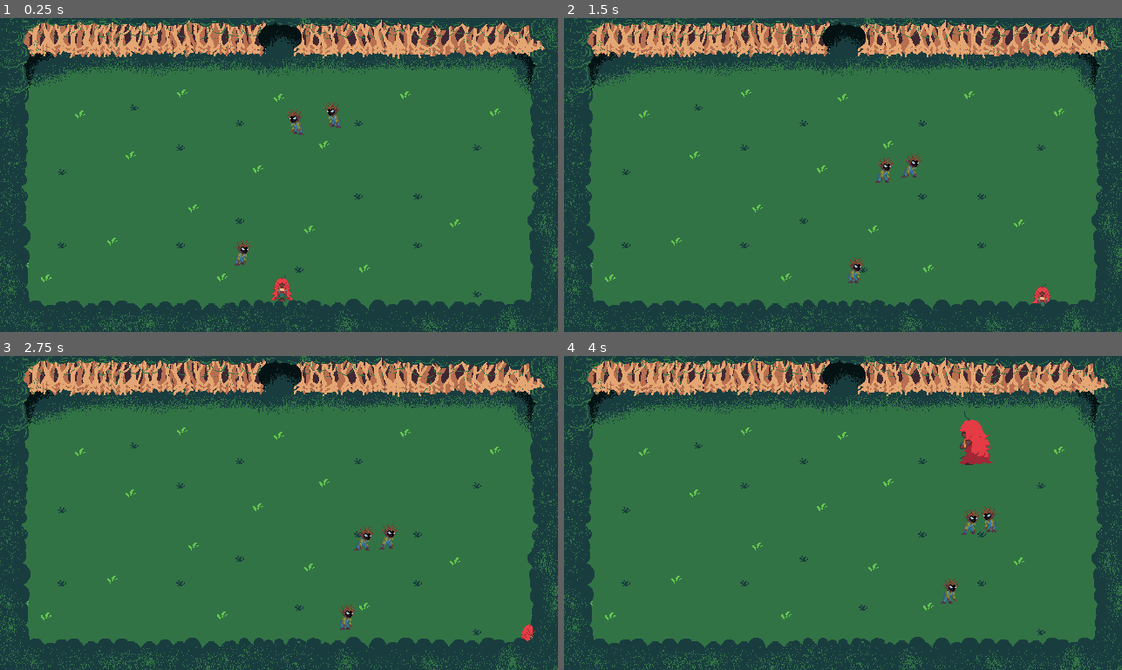
Above: before the commit, frames 1-4 (two rows, left to right).
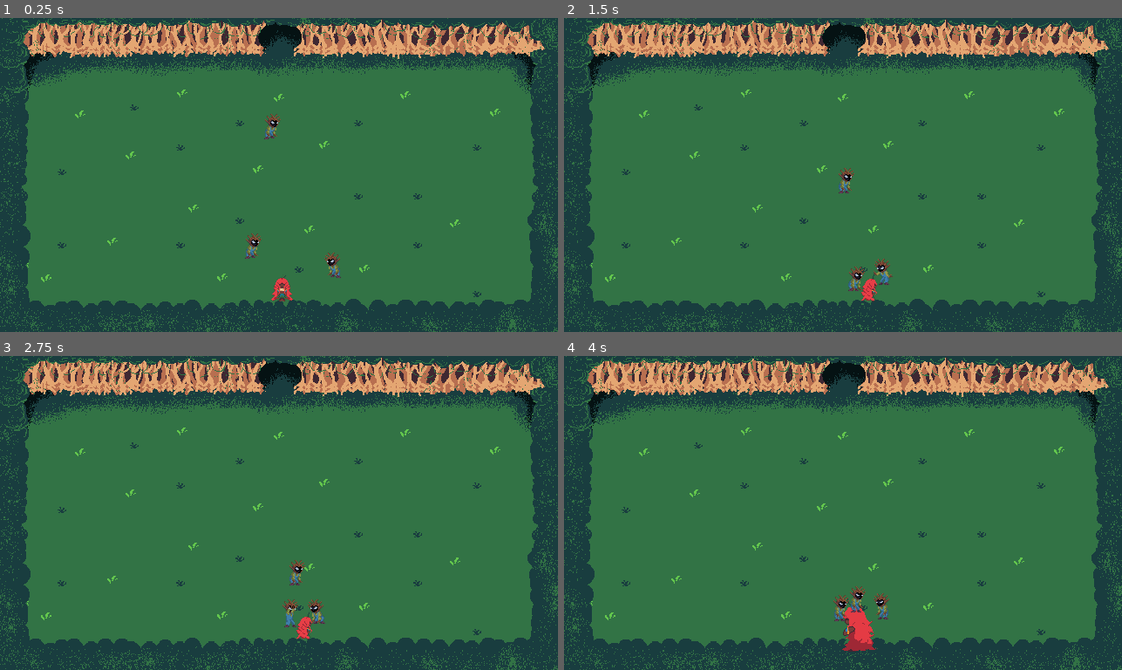
Above: after the commit, the same moments.

Repository: SamuelMTL/AmazonProject
Game: Godot game, scene res://scenes/Dungeons/dungeon.tscn
Same seed, same stepped clock (60 frames per second), same inputs: the game is played once before the commit and once after it. This scene is started directly instead of the project's main scene. Sound files missing from this copy of the repository are replaced by a short silence.
Inputs (mouse positions are in pixels of both pictures, inside the frame that each line leads up to):
- Up to frame 1 (0.25 s): no input
- Up to frame 2 (1.5 s): move the mouse to (965, 159) at 0.52 s; hold Right (ui_right) 0.53-1.28 s; tap R (BoitataPower) at 0.6 s; move the mouse to (731, 190) at 1.27 s; hold Down (ui_down) from 1.28 s (still down); tap Q (CurupiraPower) at 1.35 s
- Up to frame 3 (2.75 s): move the mouse to (334, 443) at 2.02 s; release Down (ui_down) at 2.03 s; hold Right (ui_right) from 2.03 s (still down); tap H (Habilidades) at 2.1 s
- Up to frame 4 (4 s): move the mouse to (815, 575) at 2.77 s; release Right (ui_right) at 2.78 s; hold Up (ui_up) 2.78-3.53 s; tap E (IaraPower) at 2.85 s; move the mouse to (1010, 560) at 3.52 s; hold Left (ui_left) from 3.53 s (still down); click (1010, 560) at 3.6 s

The runs differ from the first frame. In frame 1, 0.8% of the frame differs, in the area x 42-62%, y 26-83%; in frame 2, 1.0%; in frame 3, 1.0%; in frame 4, 2.0%, in the area x 48-78%, y 17-95%.

Commit message:
Update new_dungeon_generator.gd

Diff:
--- a/amazonproject/scripts/new_dungeon_generator.gd
+++ b/amazonproject/scripts/new_dungeon_generator.gd
@@ -27,41 +27,51 @@
 	var size = 3
 	dungeon_layout = []  # Reinicializa a matriz
 
-	# Cria uma matriz 3x3 preenchida com zeros (0), representando espaços vazios
-	for i in range(size):
+	# Cria uma matriz 3x3 preenchida com zeros (0)
+	for y in range(size):
 		dungeon_layout.append([])
-		for j in range(size):
-			dungeon_layout[i].append(0)
-
-	# Lista de direções possíveis (cima, baixo, direita, esquerda)
-	var directions = [Vector2(0,1), Vector2(0,-1), Vector2(1,0), Vector2(-1,0)]
-	# Lista para armazenar as salas já criadas e garantir que estejam conectadas
+		for x in range(size):
+			dungeon_layout[y].append(0)
+
+	# Direções: (x, y)
+	var directions = [
+		Vector2(0, -1), # cima
+		Vector2(0, 1),  # baixo
+		Vector2(-1, 0), # esquerda
+		Vector2(1, 0)   # direita
+	]
+
 	var visited = []
 
-	# Define o ponto inicial fixo (1, 2)
+	# Ponto inicial fixo (x, y)
 	var start_x = 2
 	var start_y = 1
-	dungeon_layout[start_x][start_y] = 2 # Marca essa sala inicial com o valor 2
-	visited.append(Vector2(start_x, start_y)) # Adiciona a sala inicial à lista de visitados
-
-	# Expande o mapa aleatoriamente até atingir o número máximo de salas (max_rooms)
-	while len(visited) <= max_rooms:
-		# Escolhe aleatoriamente uma das salas já visitadas para expandir
-		var current_pos = visited[randi() % len(visited)]
-		directions.shuffle()  # Embaralha direções para caminhos variados
+
+	# CORREÇÃO: dungeon_layout[y][x]
+	dungeon_layout[start_x][start_y] = 2
+	visited.append(Vector2(start_x, start_y))
+
+	while visited.size() <= max_rooms:
+		var current = visited[randi() % visited.size()]
+		directions.shuffle()
 
 		for dir in directions:
-			var new_x = current_pos.x + dir.x
-			var new_y = current_pos.y + dir.y
-
-			# Verifica se a nova posição está dentro dos limites da matriz e se ainda não foi ocupada
-			if new_x >= 0 and new_x < size and new_y >= 0 and new_y < size and dungeon_layout[new_x][new_y] == 0:
-				dungeon_layout[new_x][new_y] = 1
-				visited.append(Vector2(new_x, new_y))
-				break  # Garante que estamos expandindo um caminho válido
-
+			var new_x = current.x + dir.x
+			var new_y = current.y + dir.y
+
+			# Dentro do grid?
+			if new_x >= 0 and new_x < size and new_y >= 0 and new_y < size:
+
+				# CORREÇÃO: dungeon_layout[y][x]
+				if dungeon_layout[new_x][new_y] == 0:
+					dungeon_layout[new_x][new_y] = 1
+					visited.append(Vector2(new_x, new_y))
+					break
+
+	# Log para debug
 	for row in dungeon_layout:
 		print(row)
+
 
 func build_dungeon():
 	# Percorre cada linha da matriz da dungeon
@@ -75,6 +85,7 @@
 				# Chama a função para construir a sala na posição correspondente
 				build_room(col, row, is_first_room)
 
+
 # Função que constrói visualmente cada sala baseada no layout gerado
 func build_room(x, y, is_first_room=false):
 	# Verifica se há conexões com salas vizinhas
@@ -93,8 +104,6 @@
 	var room = room_scene.instantiate()
 	add_child(room)
 
-	var tilemaplayer = room.get_node("MataDeTerraFirmeTilemap")
-	get_room_by_connections(num_connections, has_top, has_bottom, has_left, has_right, tilemaplayer)
 
 	# Define a posição da sala no mundo do jogo
 	room.position = Vector2(x * 640, y * 360)
@@ -118,11 +127,11 @@
 	room.dungeon_controller = self
 	rooms[room_num] = room
 
-	room.get_node("Top/CollisionShape2D").disabled = true
-
-	room.get_node("Left/CollisionShape2D").disabled = true
-
-	room.get_node("Right/CollisionShape2D").disabled = true
+	room.get_node("Top/CollisionShape2D").disabled =  has_top
+	room.get_node("Bottom/CollisionShape2D").disabled =  has_bottom
+	room.get_node("Left/CollisionShape2D").disabled =  has_left
+	room.get_node("Right/CollisionShape2D").disabled =  has_right
+
 
 	# Tratamento especial para a primeira sala
 	if is_first_room:
